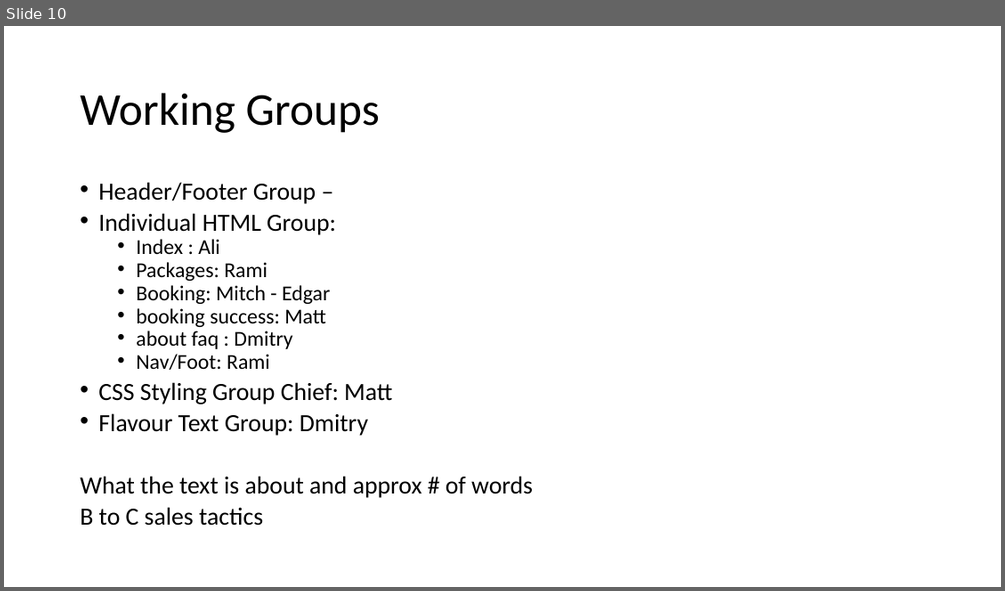
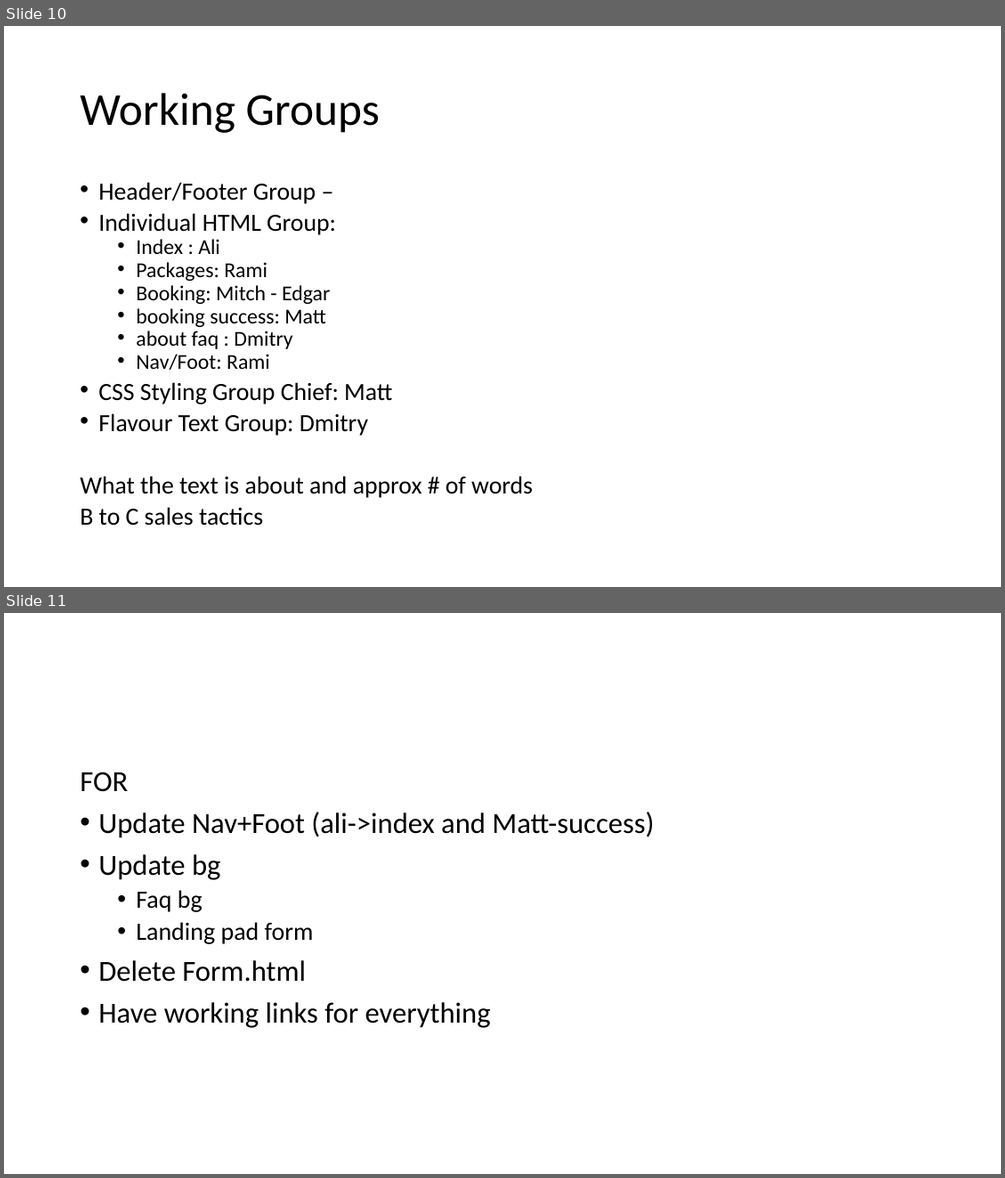
Before and after one commit to RamiChaouki/SSotM, a slide deck: Sunny Side of the Moon.pptx. Shown one above the other, each under a label of ours: slide 10 before the commit, slides 10 and 11 after it. The pictures are 1005x591 and 1005x1178 pixels, drawn with LibreOffice and Linux fonts; fonts in the diff are those of the drawing. Boxes give left, top, right and bottom in pixels: in the first picture for what was removed or moved away, otherwise in the second. Text is boxed around its words. In the diff, an @@ line names an element or a change of style, - is before the commit and + after.

```diff
--- a/Sunny Side of the Moon.pptx
+++ b/Sunny Side of the Moon.pptx
@@ slide 11 added at (x1=4, y1=613, x2=1001, y2=1174), background #FFFFFF @@
@@ text added at (x1=80, y1=771, x2=654, y2=1028), 28 pt, text #000000 @@
+FOR
+• Update Nav+Foot (ali->index and Matt-success)
+• Update bg
+  • Faq bg
+  • Landing pad form
+• Delete Form.html
+• Have working links for everything
```
Also in this commit, not shown: 51 other files.
